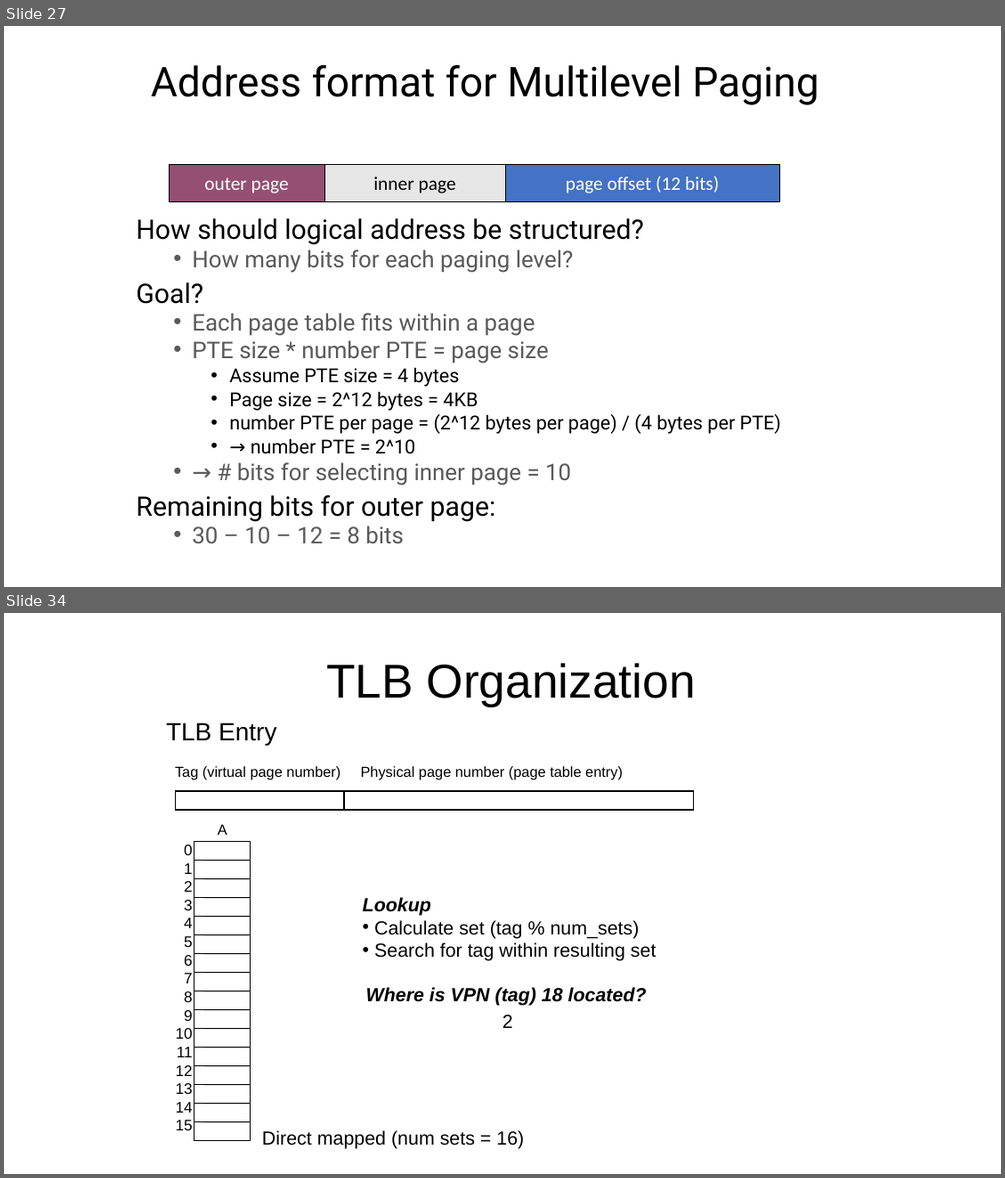
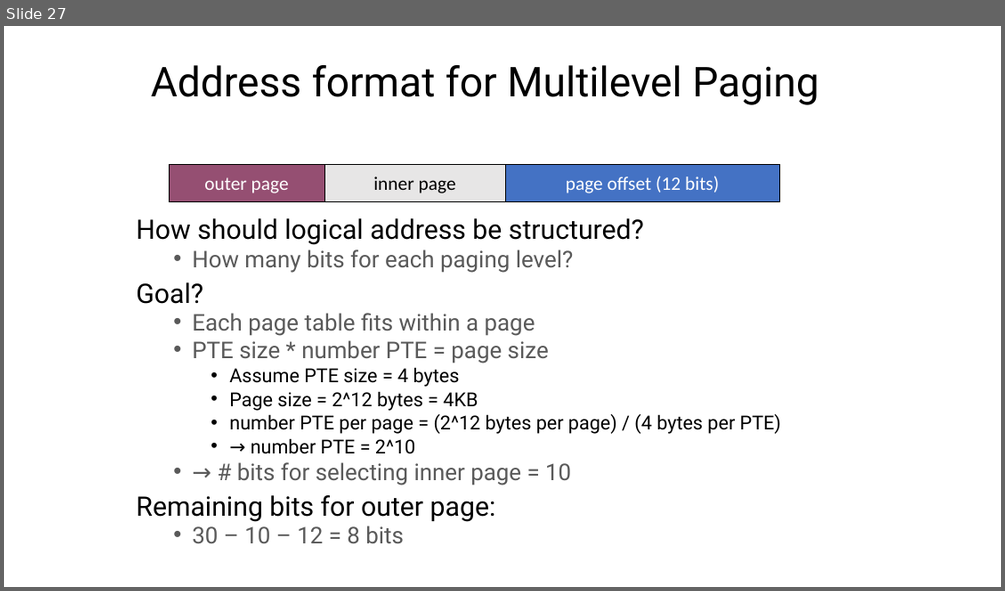
Before and after one commit to ngsrinivas/coursegen, a slide deck: ex/416-F23/staging/416-F23/lectures/06-paging.pptx. Shown one above the other, each under a label of ours: slides 27 and 34 before the commit, slide 27 after it; the slides between them are not shown. The pictures are 1005x1178 and 1005x591 pixels, drawn with LibreOffice and Linux fonts; fonts in the diff are those of the drawing. Boxes give left, top, right and bottom in pixels: in the first picture for what was removed or moved away, otherwise in the second. Text is boxed around its words. In the diff, an @@ line names an element or a change of style, - is before the commit and + after.

Commit message:
Add virtual memory lecture

```diff
--- a/ex/416-F23/staging/416-F23/lectures/06-paging.pptx
+++ b/ex/416-F23/staging/416-F23/lectures/06-paging.pptx
@@ slide 34 removed at box(4, 613, 1001, 1174), background #FFFFFF @@
@@ text removed at box(326, 663, 696, 707) @@
-TLB Organization
@@ text removed at box(166, 722, 276, 745) @@
-TLB Entry
@@ text removed at box(175, 766, 340, 780) @@
-Tag (virtual page number)
@@ text removed at box(361, 766, 623, 780) @@
-Physical page number (page table entry)
@@ rectangle removed at box(175, 791, 343, 810) @@
@@ rectangle removed at box(344, 791, 694, 810) @@
@@ text removed at box(218, 824, 227, 835) @@
-A
@@ text removed at box(176, 844, 193, 1130) @@
-0
-1
-2
-3
-4
-5
-6
-7
-8
-9
-10
-11
-12
-13
-14
-15
@@ text removed at box(363, 897, 656, 961) @@
-Lookup
-• Calculate set (tag % num_sets)
-• Search for tag within resulting set
@@ text removed at box(366, 987, 647, 1005) @@
-Where is VPN (tag) 18 located?
@@ text removed at box(502, 1014, 513, 1028) @@
-2
@@ group removed at box(194, 841, 250, 1140): 15 lines, 1 rectangle @@
@@ text removed at box(262, 1130, 524, 1149) @@
-Direct mapped (num sets = 16)
```
Also in this commit, not shown: 20 other slides removed, 6 other files.
